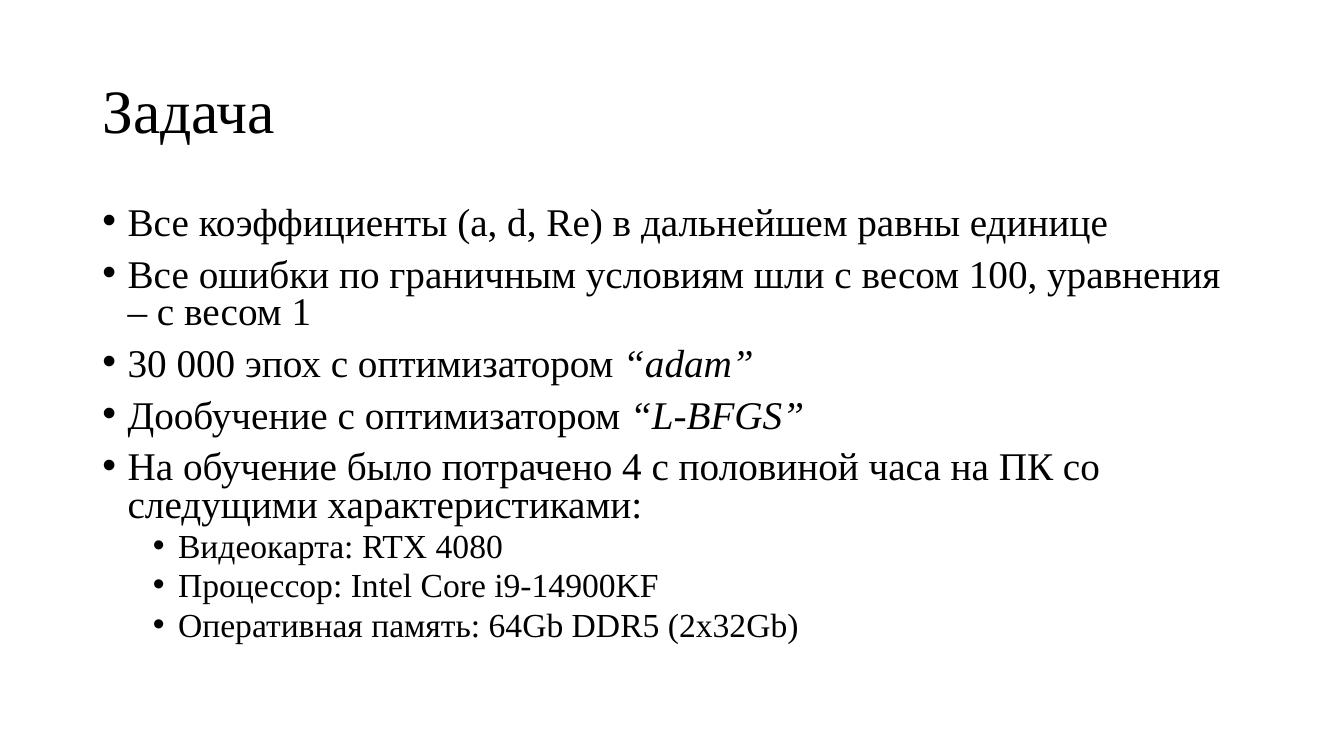
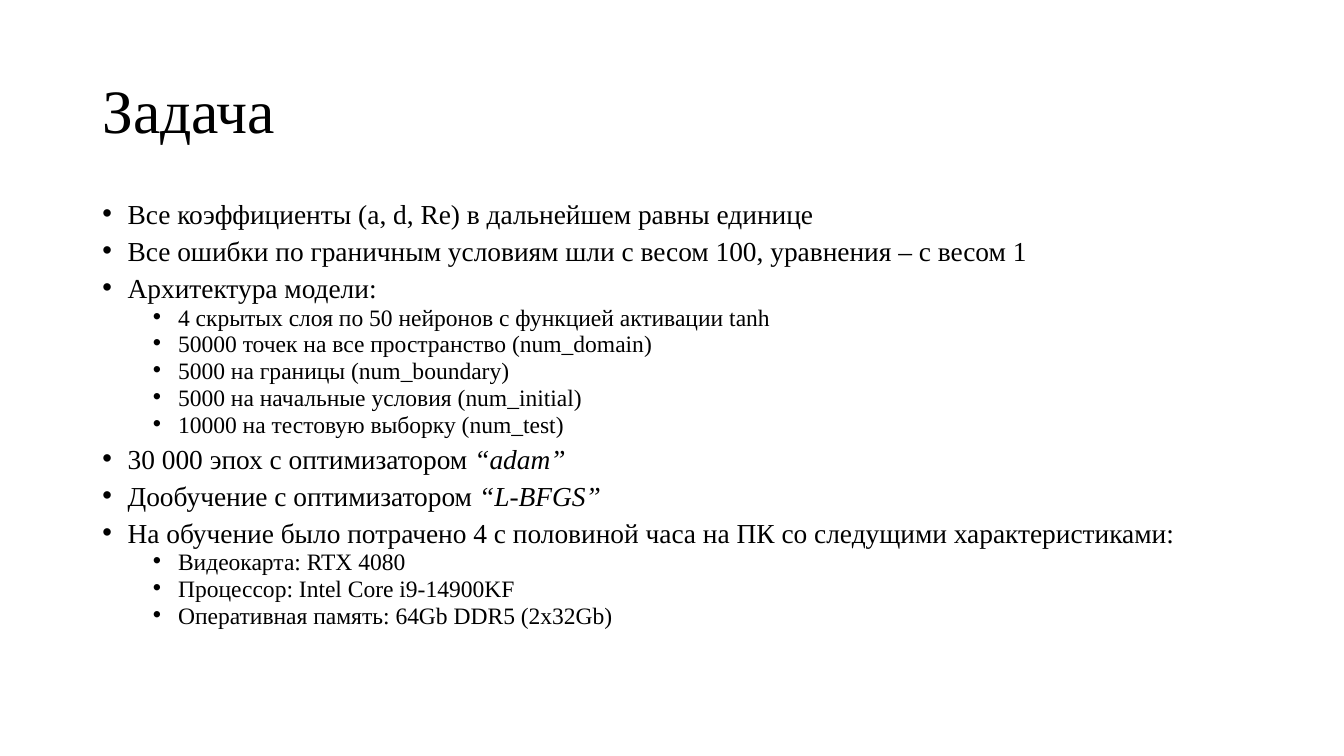
Before and after one commit to Ygrik2003/PINN_GL, a slide deck: slide 8 of src_latex/present.pptx. Drawn at 1344x756 pixels with LibreOffice and Linux fonts; fonts in the diff are those of the drawing. Boxes give left, top, right and bottom in pixels: in the first picture for what was removed or moved away, otherwise in the second. Text is boxed around its words. In the diff, an @@ line names an element or a change of style, - is before the commit and + after.

```diff
--- a/src_latex/present.pptx
+++ b/src_latex/present.pptx
@@ text at (x1=128, y1=205, x2=1174, y2=629): size 28 to 19.6 pt in "Все коэффициенты (a, d, Re) в дальнейшем ...", "Все ошибки по граничным условиям шли с ...", "30 000 эпох с оптимизатором “adam”", "Дообучение с оптимизатором “L-BFGS”" and 1 more places; size 24 to 16.8 pt in "Видеокарта: RTX 4080", "Процессор: Intel Core i9-14900KF", "Оперативная память: 64Gb DDR5 (2x32Gb)"; line spacing 0.8 to 0.7 @@
@@ text at (x1=128, y1=280, x2=769, y2=438): paragraphs added @@
+• Архитектура модели:
+  • 4 скрытых слоя по 50 нейронов с функцией активации tanh
+  • 50000 точек на все пространство (num_domain)
+  • 5000 на границы (num_boundary)
+  • 5000 на начальные условия (num_initial)
+  • 10000 на тестовую выборку (num_test)
```
Also in this commit, not shown: 3 other slides changed, 1 slide added.
